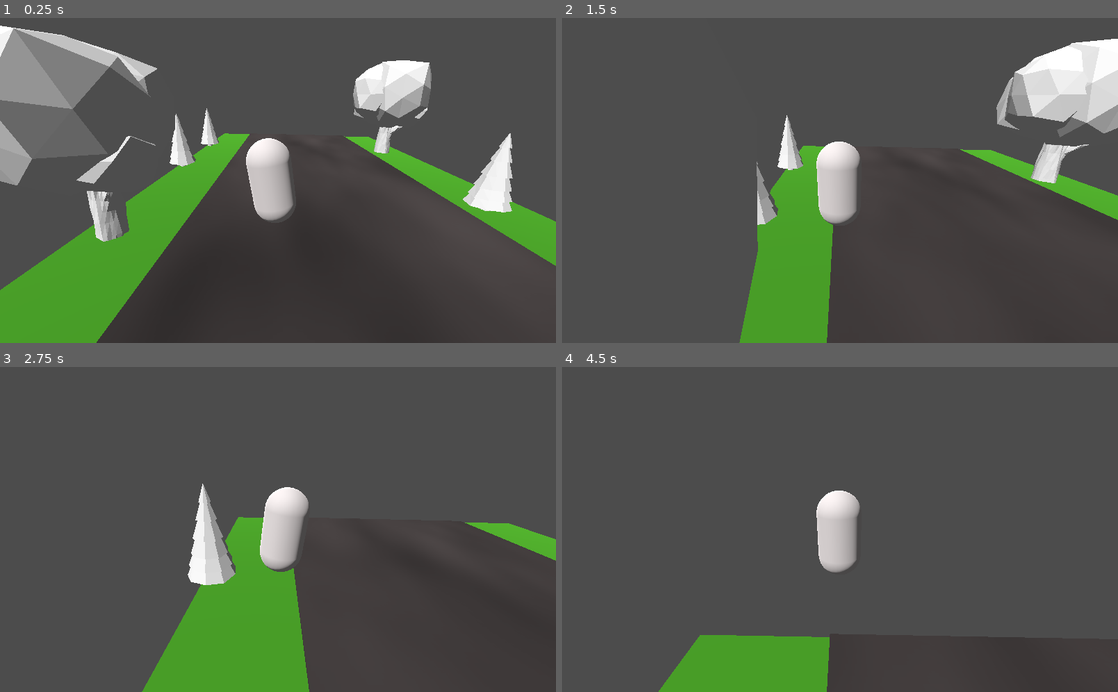
Above: before the commit, frames 1-4 (two rows, left to right).
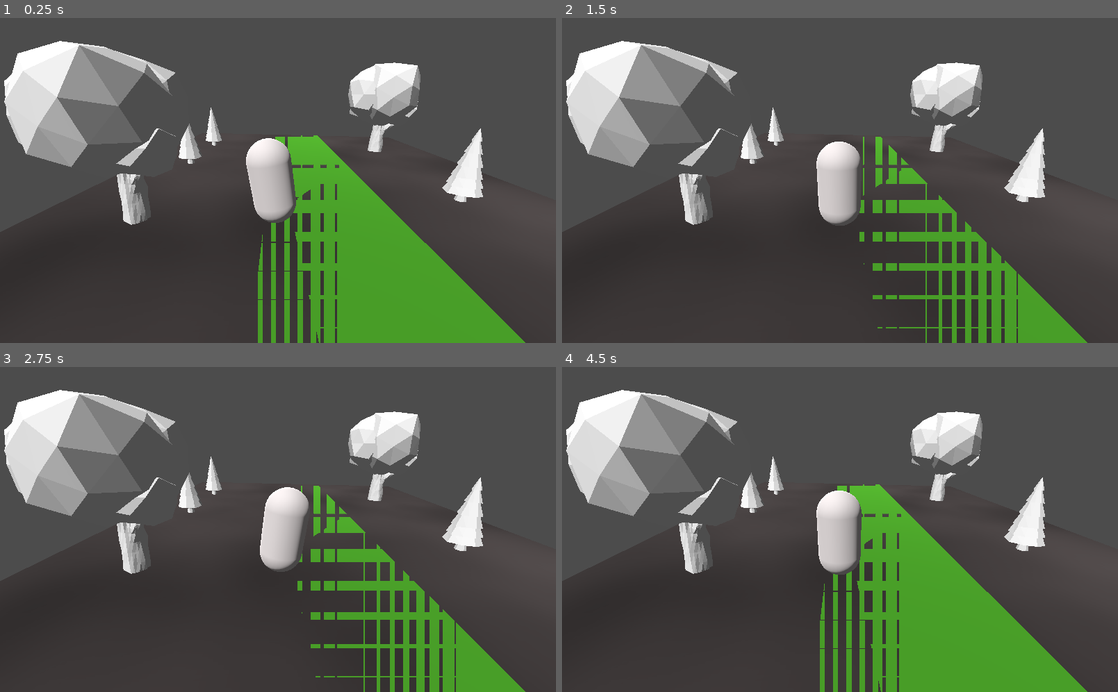
Above: after the commit, the same moments.

Repository: Norsumara/Godot_Runner
Game: Godot game, scene res://Main.tscn
Two runs of this game, one before a commit and one after it. Both use one fixed random seed, a clock stepped at 60 frames per second and the inputs below.
Inputs:
- Up to frame 1 (0.25 s): no input
- Up to frame 2 (1.5 s): hold Right (move_right) 0.53-1.28 s; hold Left (move_left) from 1.28 s (still down)
- Up to frame 3 (2.75 s): release Left (move_left) at 2.03 s; hold Right (move_right) from 2.03 s (still down)
- Up to frame 4 (4.5 s): release Right (move_right) at 3.53 s; hold Left (move_left) from 3.53 s (still down)

The runs differ from the first frame. In frame 1, 41% of the frame differs, in the area x 0-100%, y 2-100%; in frame 2, 38%; in frame 3, 34%; in frame 4, 38%.

Commit message:
en tiiä

Diff:
--- /dev/null
+++ b/Main.gd
@@ -0,0 +1,16 @@
+extends Spatial
+
+
+# Declare member variables here. Examples:
+# var a = 2
+# var b = "text"
+
+
+# Called when the node enters the scene tree for the first time.
+func _ready():
+	pass # Replace with function body.
+
+
+# Called every frame. 'delta' is the elapsed time since the previous frame.
+#func _process(delta):
+#	pass
--- a/Main.tscn
+++ b/Main.tscn
@@ -1,16 +1,18 @@
-[gd_scene load_steps=4 format=2]
+[gd_scene load_steps=5 format=2]
 
 [ext_resource path="res://RoadStart.tscn" type="PackedScene" id=1]
 [ext_resource path="res://Player.tscn" type="PackedScene" id=2]
 [ext_resource path="res://Player.gd" type="Script" id=3]
+[ext_resource path="res://Main.gd" type="Script" id=4]
 
 [node name="Spatial" type="Spatial"]
+script = ExtResource( 4 )
 
 [node name="RoadStart" parent="." instance=ExtResource( 1 )]
 transform = Transform( 1, 0, 0, 0, 1, 0, 0, 0, 1, -0.713768, 0.445823, 3.81259 )
 
 [node name="DirectionalLight" type="DirectionalLight" parent="."]
-transform = Transform( 0.766045, 0.492404, 0.413176, -5.61943e-08, -0.642788, 0.766044, 0.642787, -0.586824, -0.492404, -1.54307, 11.8486, -1.12355 )
+transform = Transform( 0.766045, 0.492403, 0.413176, -5.61943e-08, -0.642788, 0.766044, 0.642787, -0.586824, -0.492404, -1.54307, 11.8486, -1.12355 )
 shadow_color = Color( 0, 0.952941, 1, 1 )
 
 [node name="Player" parent="." instance=ExtResource( 2 )]
--- a/Player.gd
+++ b/Player.gd
@@ -1,12 +1,19 @@
 extends KinematicBody
 
-var run_speed = 8.0
+var run_speed : float
+var gravity : float
+var jump_speed : float
 var time : float = 0.0
 var step_freq : float = 2.0 #kuinka usein
 var step_height : float = 0.2 # kuinka korkealle maasta
 var step_tilt : float = 8.0 #degrees asteet
 
 onready var body_hinge = $BodyHinge
+
+func setup_junp(length : float, height : float, speed : float):
+	run_speed = speed
+	gravity = 8.0 * height * speed * speed / (length * length)
+	jump_speed = 4.0 * height * speed / length
 
 # Declare member variables here. Examples:
 # var a = 2
@@ -30,9 +37,9 @@
 	var sideways : float = 0.0
 
 	if Input.is_action_pressed("move_right"):
-		sideways += 1.0
+		sideways += -1.0
 
 	if Input.is_action_pressed("move_left"):
-		sideways -= 1.0
+		sideways -= -1.0
 
 	move_and_slide(Vector3(sideways * run_speed, 0, run_speed))
--- a/Player.tscn
+++ b/Player.tscn
@@ -1,10 +1,13 @@
-[gd_scene load_steps=3 format=2]
+[gd_scene load_steps=4 format=2]
 
 [sub_resource type="SpatialMaterial" id=1]
 albedo_color = Color( 0.960784, 0.933333, 0.933333, 1 )
 
 [sub_resource type="CapsuleMesh" id=2]
 material = SubResource( 1 )
+radius = 0.5
+
+[sub_resource type="CapsuleShape" id=3]
 radius = 0.5
 
 [node name="Player" type="KinematicBody"]
@@ -19,3 +22,7 @@
 transform = Transform( 1, 0, 0, 0, -4.37114e-08, -1, 0, 1, -4.37114e-08, 0, 1, 0 )
 mesh = SubResource( 2 )
 skeleton = NodePath("../..")
+
+[node name="CollisionShape" type="CollisionShape" parent="."]
+transform = Transform( 1, 0, 0, 0, -4.37114e-08, 1, 0, -1, -4.37114e-08, 0, 1, 0 )
+shape = SubResource( 3 )
--- a/RoadBase.tscn
+++ b/RoadBase.tscn
@@ -1,11 +1,11 @@
-[gd_scene load_steps=7 format=2]
+[gd_scene load_steps=8 format=2]
 
 [sub_resource type="SpatialMaterial" id=1]
 albedo_color = Color( 0.294118, 0.662745, 0.141176, 1 )
 
 [sub_resource type="CubeMesh" id=2]
 material = SubResource( 1 )
-size = Vector3( 25, 0.1, 50 )
+size = Vector3( 8, 1.2, 50 )
 
 [sub_resource type="OpenSimplexNoise" id=4]
 
@@ -19,13 +19,31 @@
 
 [sub_resource type="CubeMesh" id=3]
 material = SubResource( 6 )
+size = Vector3( 8, 1.2, 50 )
+
+[sub_resource type="BoxShape" id=7]
+extents = Vector3( 1, 2.5, 25 )
 
 [node name="RoadBase" type="Spatial"]
 
 [node name="Grass" type="MeshInstance" parent="."]
-transform = Transform( 0.996055, 0, 0, 0, 21.9132, 0, 0, 0, 0.996055, 0, 0, 0 )
+transform = Transform( 1, 0, 0, 0, 1, 0, 0, 0, 1, 0, 0.186297, 0 )
 mesh = SubResource( 2 )
 
-[node name="MeshInstance" type="MeshInstance" parent="Grass"]
-transform = Transform( 8.002, 0, 0, 0, 0.055, 0, 0, 0, 25.037, 0, 0, 0 )
+[node name="Sand" type="MeshInstance" parent="Grass"]
+transform = Transform( 4.20733, 0, 0, 0, 1, 0, 0, 0, 1, 0, 0, 0 )
 mesh = SubResource( 3 )
+
+[node name="Colliders" type="Spatial" parent="Grass/Sand"]
+
+[node name="GuardRailRight" type="StaticBody" parent="Grass/Sand/Colliders"]
+
+[node name="CollisionShape" type="CollisionShape" parent="Grass/Sand/Colliders/GuardRailRight"]
+transform = Transform( 1, 0, 0, 0, 1, 0, 0, 0, 1, 1.92752, 3, 0 )
+shape = SubResource( 7 )
+
+[node name="GuardRailRight2" type="StaticBody" parent="Grass/Sand/Colliders"]
+
+[node name="CollisionShape" type="CollisionShape" parent="Grass/Sand/Colliders/GuardRailRight2"]
+transform = Transform( 1, 0, 0, 0, 1, 0, 0, 0, 1, -2.03223, 3, 0 )
+shape = SubResource( 7 )
